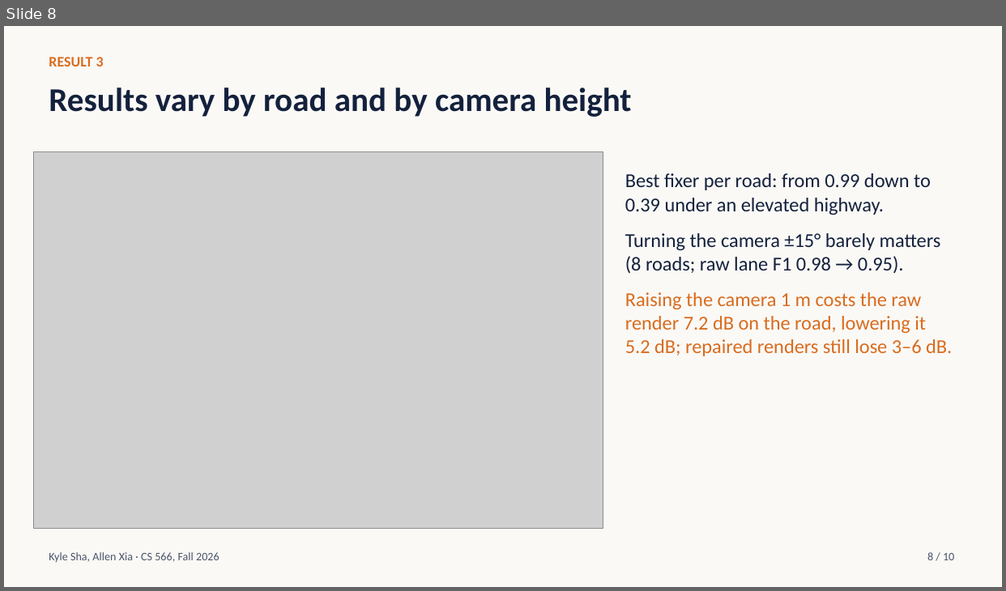
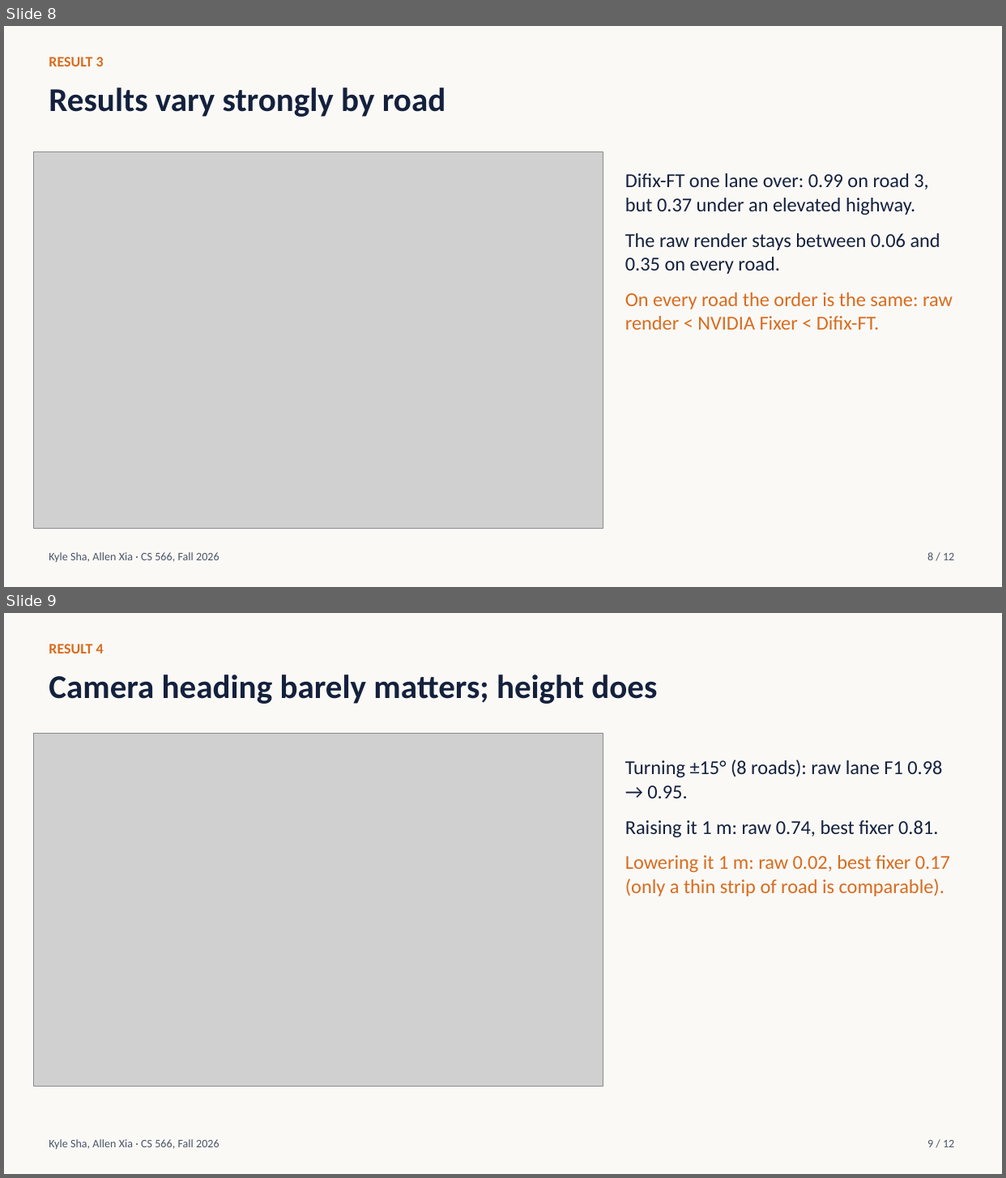
Before and after one commit to ksha23/cs566-drive-sim, a slide deck: docs/cs566_drive_sim_talk.pptx. Shown one above the other, each under a label of ours: slide 8 before the commit, slides 8 and 9 after it. The pictures are 1006x591 and 1006x1178 pixels, drawn with LibreOffice and Linux fonts; fonts in the diff are those of the drawing; grey boxes stand for pictures. Boxes give left, top, right and bottom in pixels: in the first picture for what was removed or moved away, otherwise in the second. Text is boxed around its words. In the diff, an @@ line names an element or a change of style, - is before the commit and + after.

```diff
--- a/docs/cs566_drive_sim_talk.pptx
+++ b/docs/cs566_drive_sim_talk.pptx
@@ slide 9 added at [4, 613, 1002, 1174], background #FAF9F6 @@
@@ text added at [49, 644, 104, 653], 14 pt, text #D96C1E, bold @@
+RESULT 4
@@ text added at [49, 675, 657, 704], 32 pt, text #14213D, bold @@
+Camera heading barely matters; height does
@@ picture added at [34, 733, 603, 1086] @@
@@ text added at [625, 760, 950, 897], 19 pt, text #14213D @@
+Turning ±15° (8 roads): raw lane F1 0.98 → 0.95.
+Raising it 1 m: raw 0.74, best fixer 0.81.
+Lowering it 1 m: raw 0.02, best fixer 0.17 (only a thin strip of road is comparable).
@@ text added at [49, 1139, 219, 1149], 11 pt, text #4A5568 @@
+Kyle Sha, Allen Xia · CS 566, Fall 2026
@@ text added at [927, 1140, 954, 1148], 11 pt, text #4A5568 @@
+9 / 12
@@ slide 8 changed as well @@
@@ text at [49, 88, 445, 117]: text changed @@
-Results vary by road and by camera height
+Results vary strongly by road
@@ text at [625, 173, 953, 330]: text changed @@
-Best fixer per road: from 0.99 down to 0.39 under an elevated highway.
-Turning the camera ±15° barely matters (8 roads; raw lane F1 0.98 → 0.95).
-Raising the camera 1 m costs the raw render 7.2 dB on the road, lowering it 5.2 dB; repaired renders still lose 3–6 dB.
+Difix-FT one lane over: 0.99 on road 3, but 0.37 under an elevated highway.
+The raw render stays between 0.06 and 0.35 on every road.
+On every road the order is the same: raw render < NVIDIA Fixer < Difix-FT.
@@ text at [927, 552, 954, 561]: text changed @@
-8 / 10
+8 / 12
```
Also in this commit, not shown: 9 other slides changed, 1 other slide added, 3 other files.
